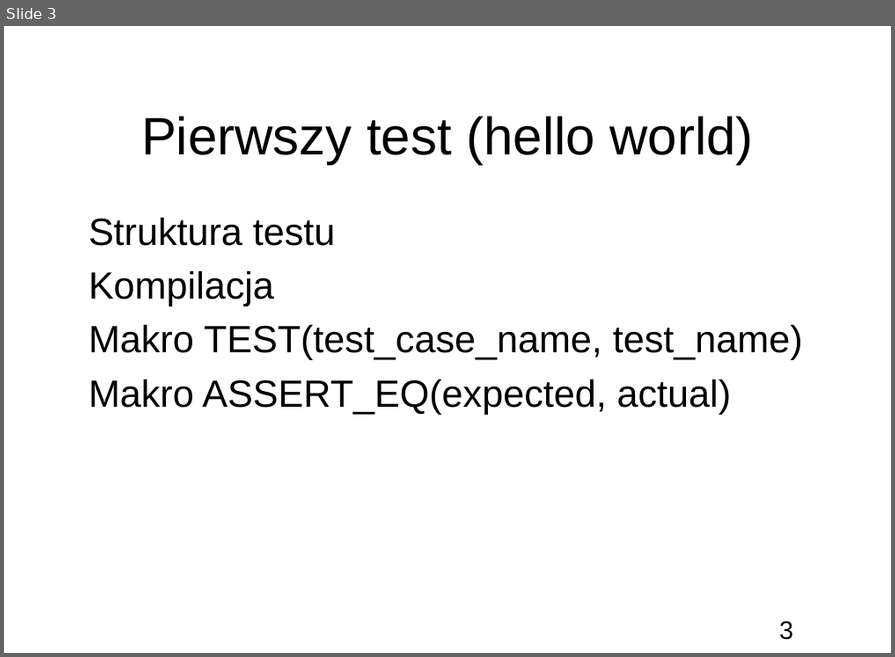
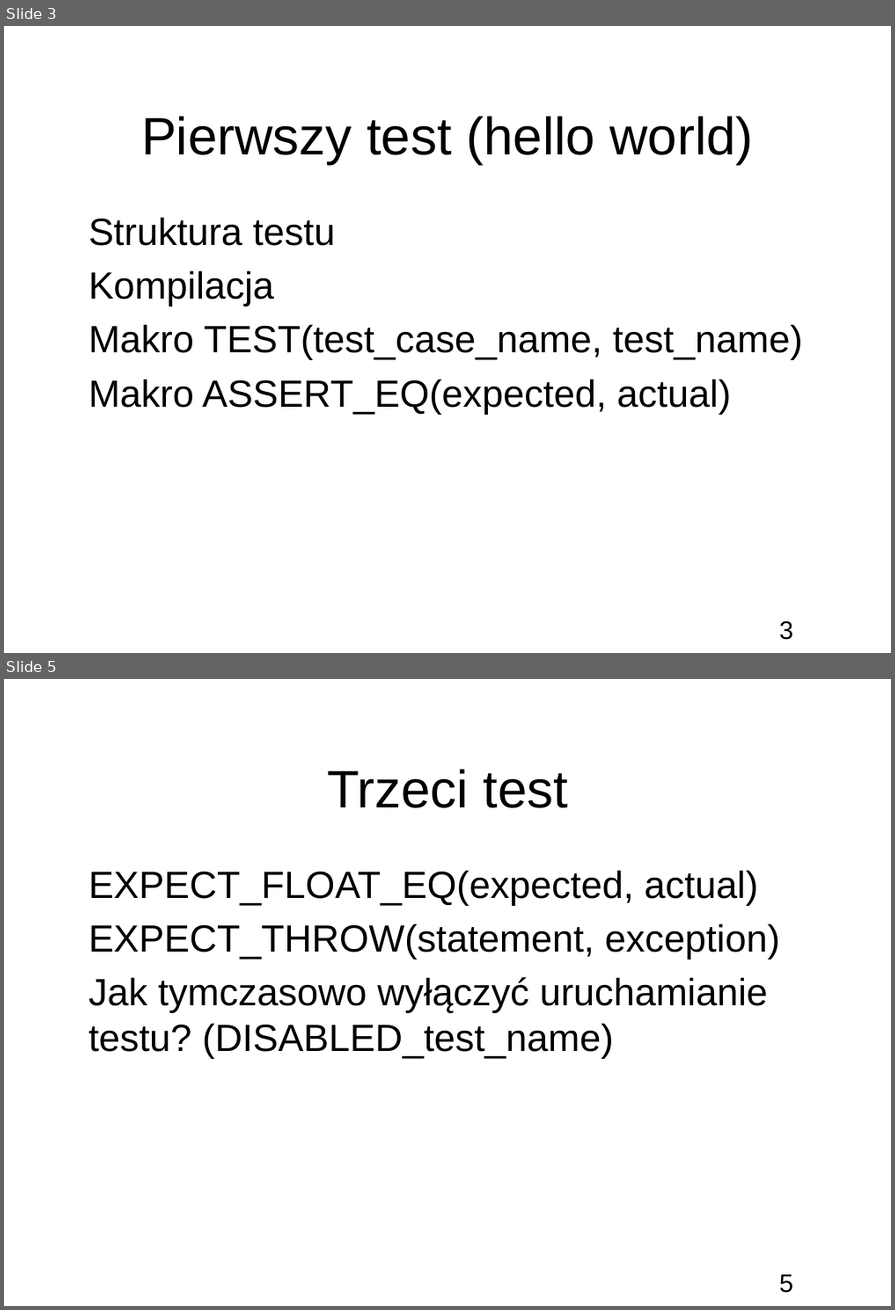
Before and after one commit to bercik/apt_seminar, a slide deck: prezentacja.odp. Shown one above the other, each under a label of ours: slide 3 before the commit, slides 3 and 5 after it; the slides between them are not shown. The pictures are 895x657 and 895x1310 pixels, drawn with LibreOffice and Linux fonts; fonts in the diff are those of the drawing; background and template pictures are left out. Boxes give left, top, right and bottom in pixels: in the first picture for what was removed or moved away, otherwise in the second. Text is boxed around its words. In the diff, an @@ line names an element or a change of style, - is before the commit and + after.

```diff
--- a/prezentacja.odp
+++ b/prezentacja.odp
@@ slide 5 added at [4,679,891,1306], background picture (left out); not listed: 1 template element that a slide beside it also shows @@
@@ title added at [327,769,568,808], 50 pt, text #000000 @@
+Trzeci test
@@ subtitle added at [88,870,780,1059], 36 pt, text #000000 @@
+● EXPECT_FLOAT_EQ(expected, actual)
+● EXPECT_THROW(statement, exception)
+● Jak tymczasowo wyłączyć uruchamianie testu? (DISABLED_test_name)
```
Also in this commit, not shown: 1 slide changed, 3 other slides added, 2 slides removed, 12 other files.
